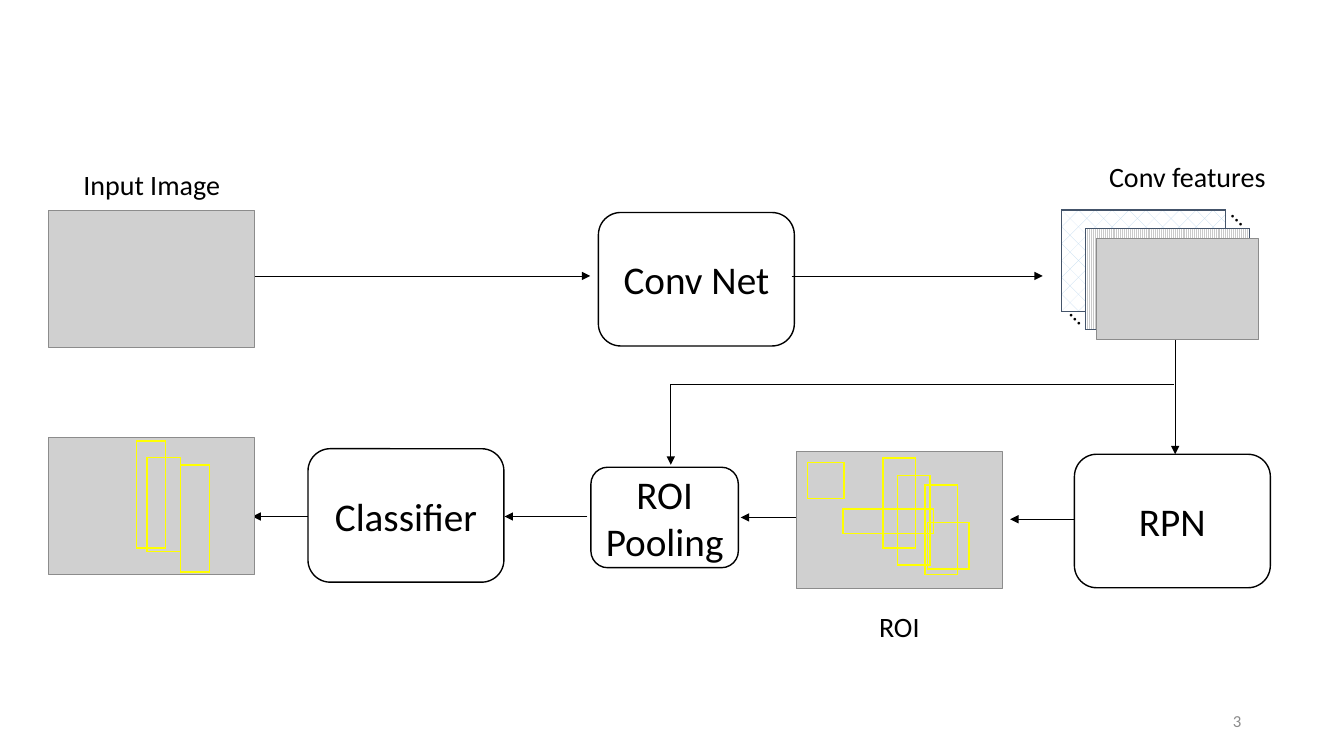
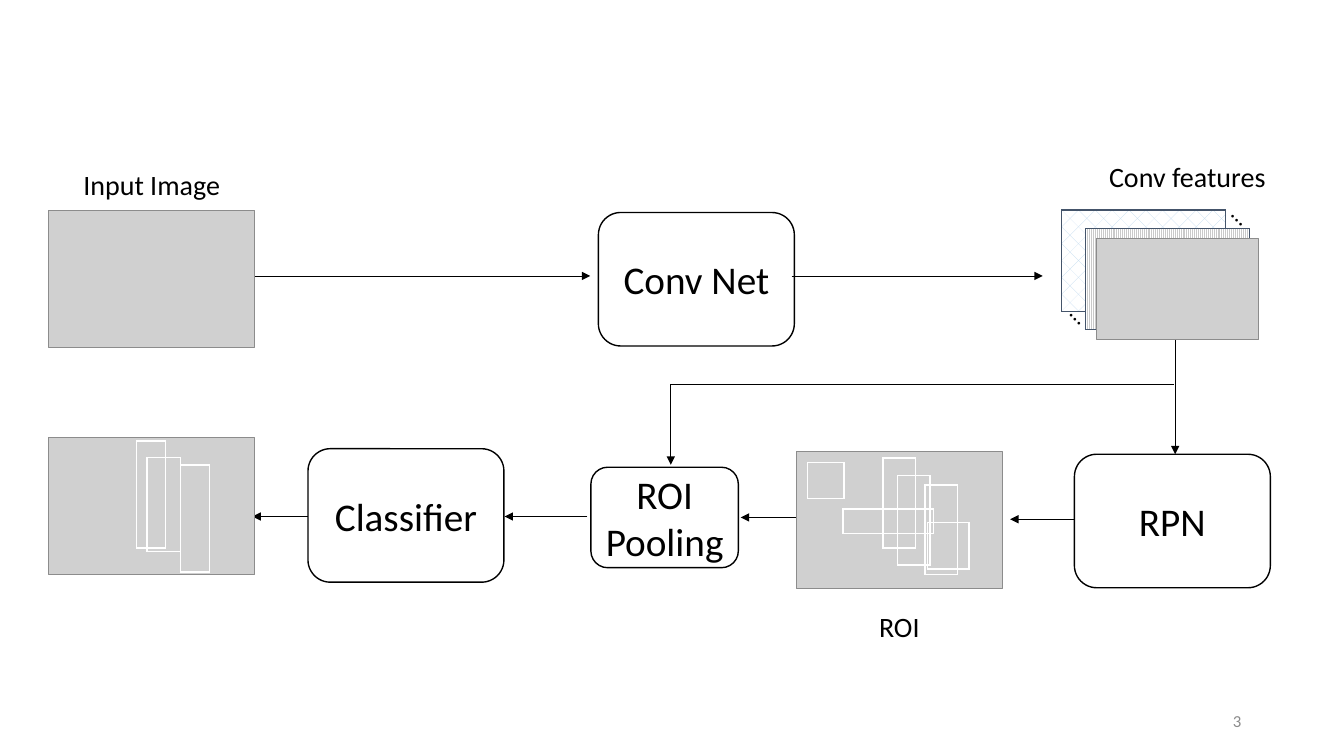
Before and after one commit to muzammil360/MS-Thesis-Paper, a slide deck: slide 3 of images/support.pptx. Drawn at 1344x756 pixels with LibreOffice and Linux fonts; fonts in the diff are those of the drawing; grey boxes stand for pictures. Boxes give left, top, right and bottom in pixels: in the first picture for what was removed or moved away, otherwise in the second. Text is boxed around its words. In the diff, an @@ line names an element or a change of style, - is before the commit and + after.

```diff
--- a/images/support.pptx
+++ b/images/support.pptx
@@ outline #FFFF00 1 pt to #FFFFFF 1 pt in 9 elements at (x1=883, y1=458, x2=915, y2=547), (x1=898, y1=476, x2=931, y2=566), (x1=926, y1=485, x2=958, y2=575), (x1=808, y1=463, x2=844, y2=499), (x1=843, y1=509, x2=934, y2=533), (x1=928, y1=522, x2=969, y2=569), (x1=137, y1=442, x2=166, y2=548), (x1=180, y1=465, x2=210, y2=572), (x1=147, y1=458, x2=180, y2=552) @@
```
Also in this commit, not shown: 1 other file.
